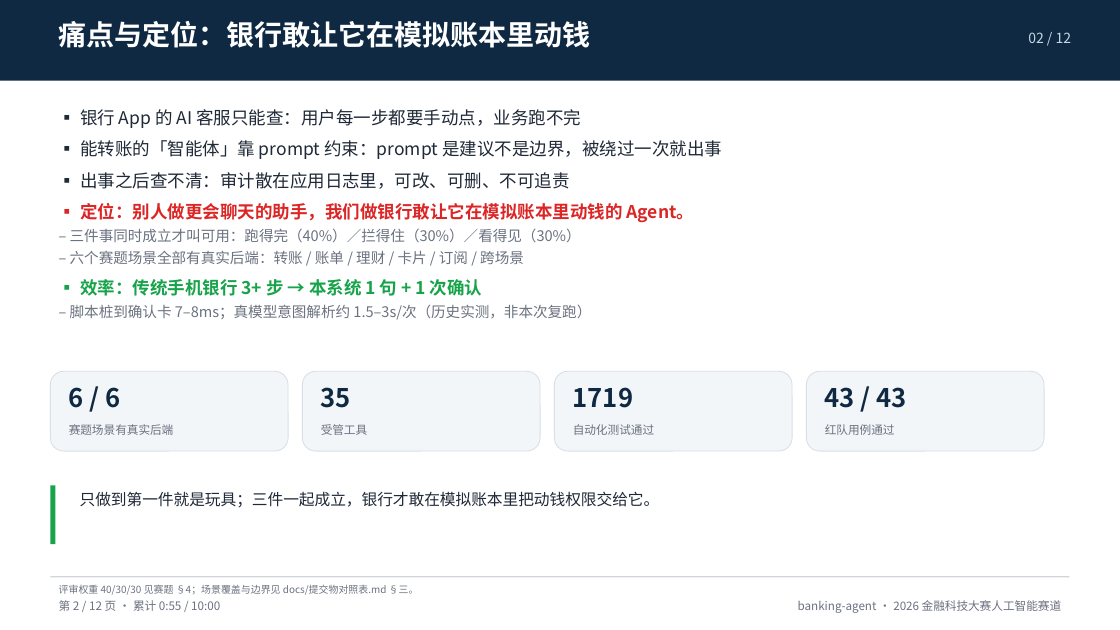
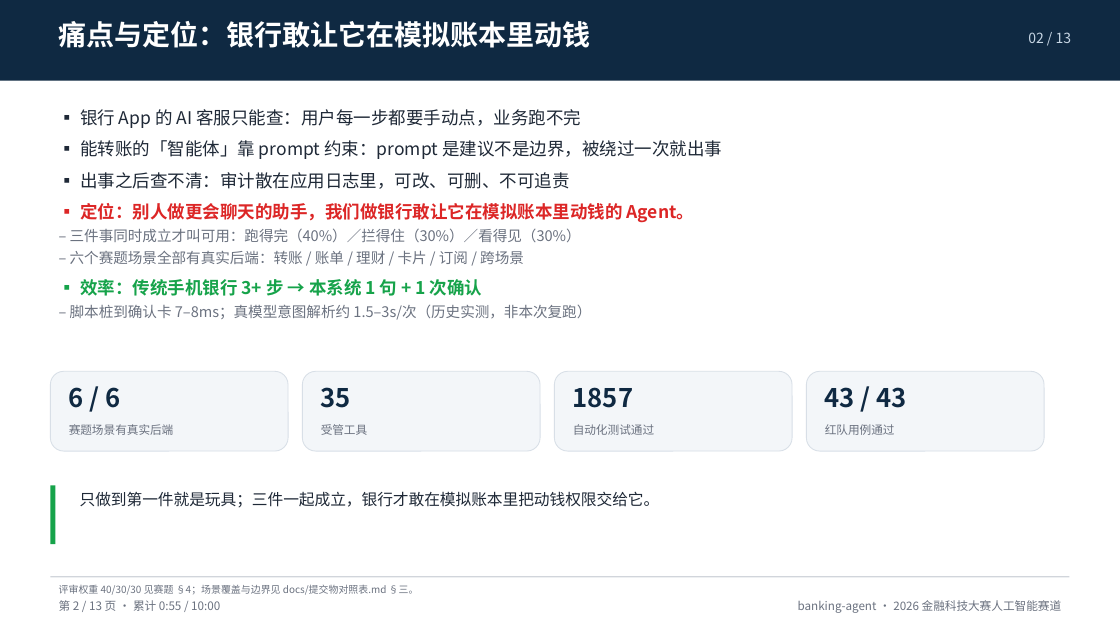
Before and after one commit to peng6yu/banking-agent, a slide deck: slide 2 of docs/交付/答辩PPT.pptx. Drawn at 1120x630 pixels with LibreOffice and Linux fonts; fonts in the diff are those of the drawing. Boxes give left, top, right and bottom in pixels: in the first picture for what was removed or moved away, otherwise in the second. Text is boxed around its words. In the diff, an @@ line names an element or a change of style, - is before the commit and + after.

```diff
--- a/docs/交付/答辩PPT.pptx
+++ b/docs/交付/答辩PPT.pptx
@@ text at (1028,32,1072,43): text changed @@
-02 / 12
+02 / 13
@@ text at (573,387,633,408): text changed @@
-1719
+1857
@@ text at (59,600,220,611): text changed @@
-第 2 / 12 页 · 累计 0:55 / 10:00
+第 2 / 13 页 · 累计 0:55 / 10:00
```
Also in this commit, not shown: 11 other slides changed, 1 slide added, 32 other files.
